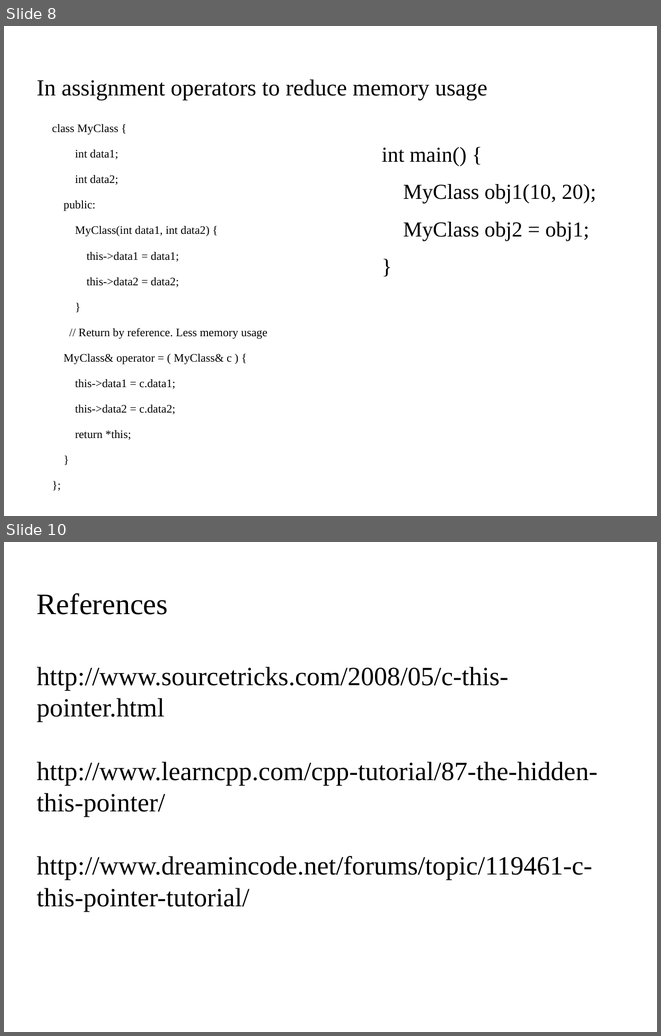
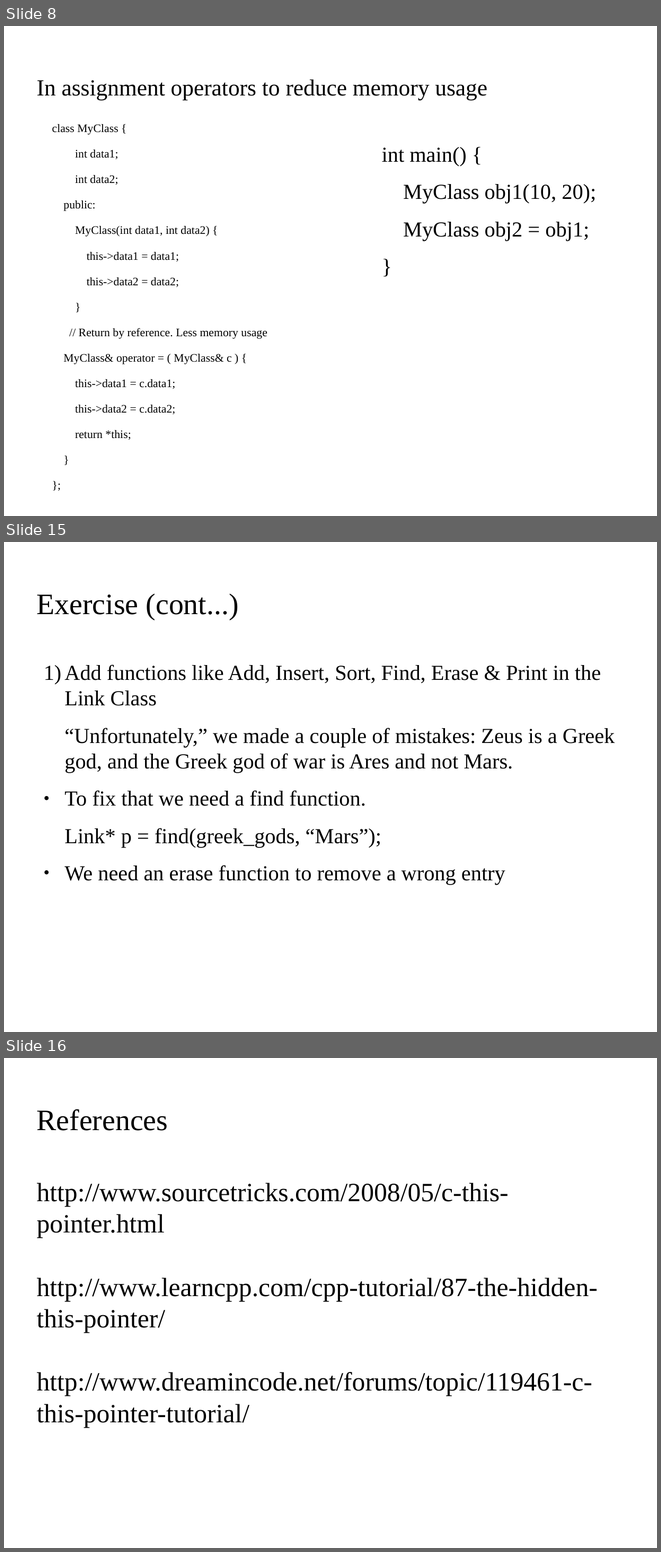
Before and after one commit to kks32/cpp-software-development, a slide deck: Ex8_Pointers_III/Ex8_Pointers-III.odp. Shown one above the other, each under a label of ours: slides 8 and 10 before the commit, slides 8, 15 and 16 after it; the slides between them are not shown. The pictures are 661x1036 and 661x1552 pixels, drawn with LibreOffice and Linux fonts; fonts in the diff are those of the drawing; background and template pictures are left out. Boxes give left, top, right and bottom in pixels: in the first picture for what was removed or moved away, otherwise in the second. Text is boxed around its words. In the diff, an @@ line names an element or a change of style, - is before the commit and + after.

```diff
--- a/Ex8_Pointers_III/Ex8_Pointers-III.odp
+++ b/Ex8_Pointers_III/Ex8_Pointers-III.odp
@@ slide 15 added at (x1=4, y1=542, x2=657, y2=1032), background picture (left out) @@
@@ title added at (x1=37, y1=593, x2=239, y2=620), 36 pt, text #000000 @@
+Exercise (cont...)
@@ text added at (x1=64, y1=664, x2=615, y2=885), 26 pt, text #000000 @@
+1) Add functions like Add, Insert, Sort, Find, Erase & Print in the Link Class
+“Unfortunately,” we made a couple of mistakes: Zeus is a Greek god, and the Greek god of war is Ares and not Mars.
+● To fix that we need a find function.
+Link* p = find(greek_gods, “Mars”);
+● We need an erase function to remove a wrong entry
@@ what was slide 10 is now slide 16 @@
```
Also in this commit, not shown: 1 slide changed, 6 other slides added, 1 slide removed, 2 other files.
